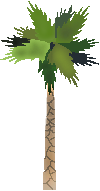
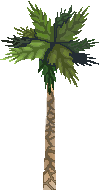
Revision of a layered 100 × 191 image; what changed, layer by layer:
painted on "Caule1" over 5, 1, 99, 190
